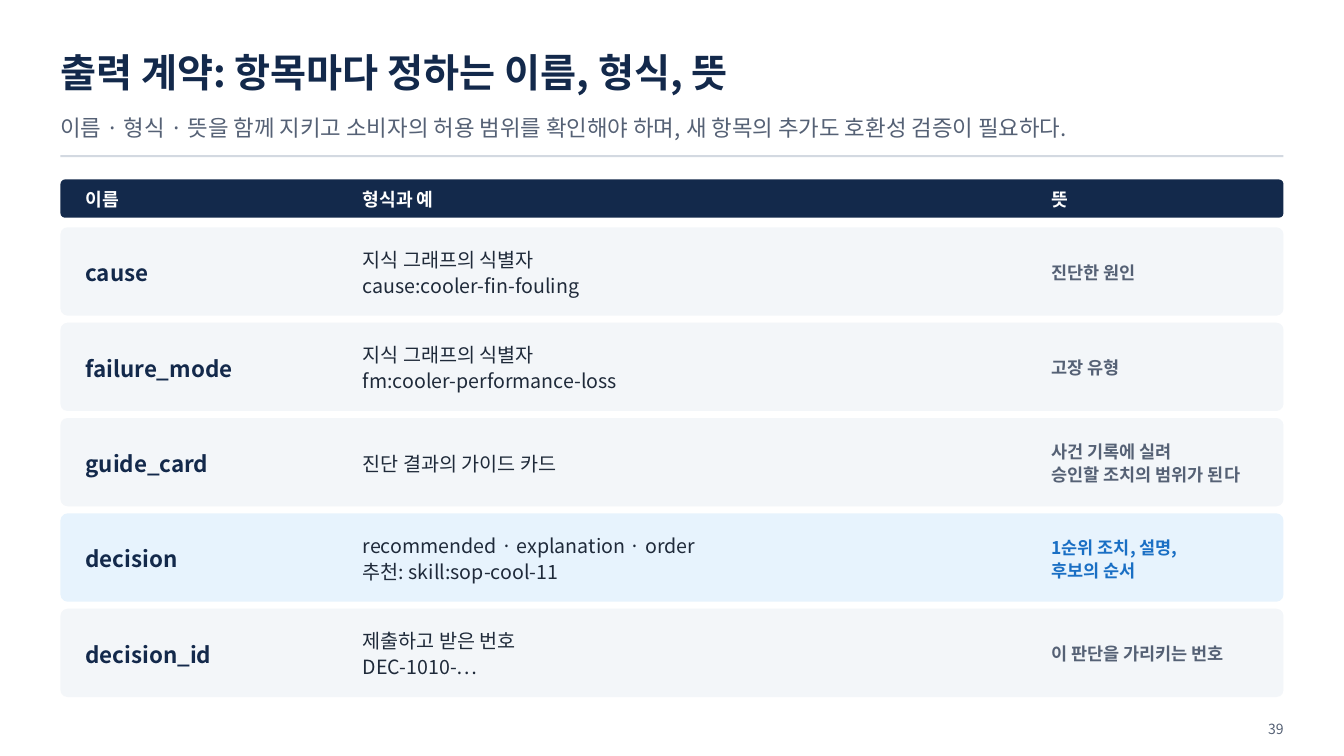
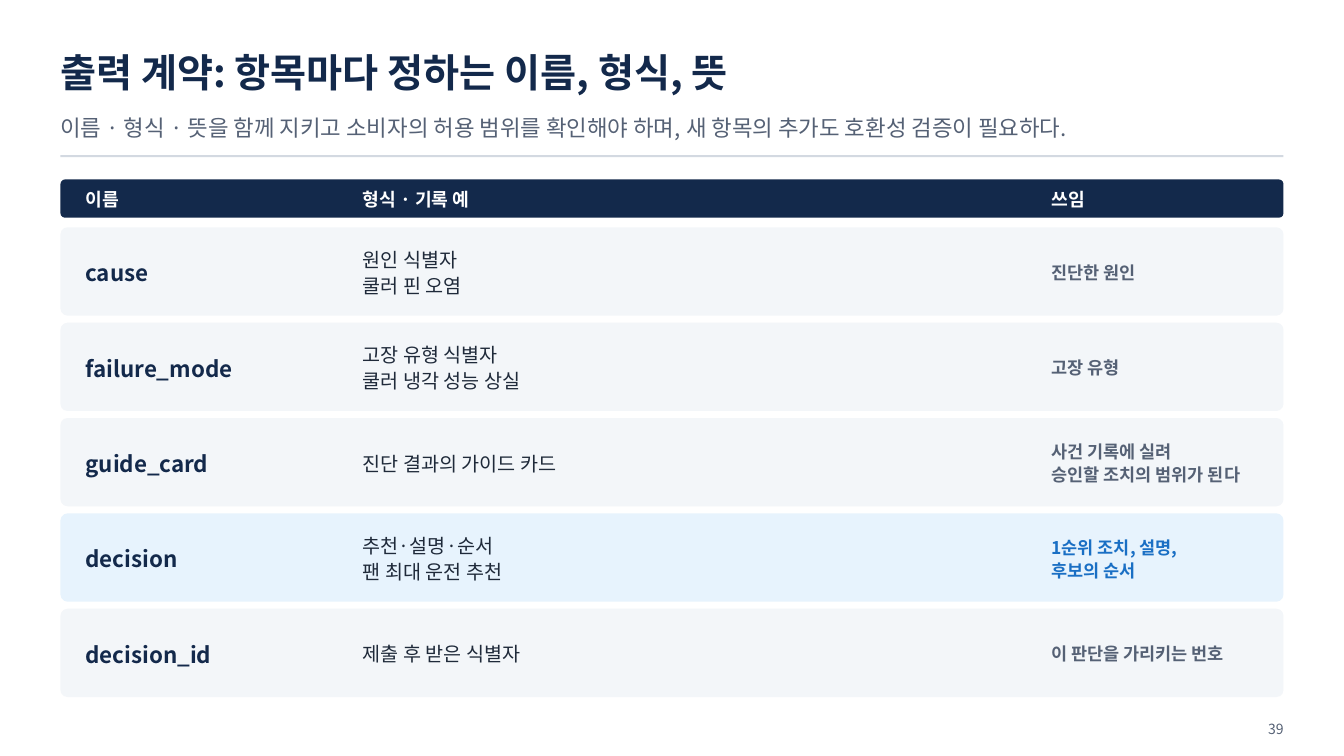
Before and after one commit to uengine-oss/hyd-iot-edu, a slide deck: slide 39 of workspace/강의제작/산출물/통합반/이론/07회차/통합반_07일차.pptx. Drawn at 1344x756 pixels with LibreOffice and Linux fonts; fonts in the diff are those of the drawing. Boxes give left, top, right and bottom in pixels: in the first picture for what was removed or moved away, otherwise in the second. Text is boxed around its words. In the diff, an @@ line names an element or a change of style, - is before the commit and + after.

```diff
--- a/workspace/강의제작/산출물/통합반/이론/07회차/통합반_07일차.pptx
+++ b/workspace/강의제작/산출물/통합반/이론/07회차/통합반_07일차.pptx
@@ text at <box>363,190,470,208</box>: text changed @@
-형식과 예
+형식 · 기록 예
@@ text at <box>1051,190,1084,208</box>: text changed @@
-뜻
+쓰임
@@ text at <box>363,250,462,295</box>: text changed @@
-지식 그래프의 식별자
-cause:cooler-fin-fouling
+원인 식별자
+쿨러 핀 오염
@@ text at <box>363,345,520,390</box>: text changed @@
-지식 그래프의 식별자
-fm:cooler-performance-loss
+고장 유형 식별자
+쿨러 냉각 성능 상실
@@ text at <box>363,536,502,581</box>: text changed @@
-recommended · explanation · order
-추천: skill:sop-cool-11
+추천·설명·순서
+팬 최대 운전 추천
@@ text at <box>363,644,520,663</box>: text changed @@
-제출하고 받은 번호
-DEC-1010-…
+제출 후 받은 식별자
```
Also in this commit, not shown: 5 other slides changed, 28 other files.
